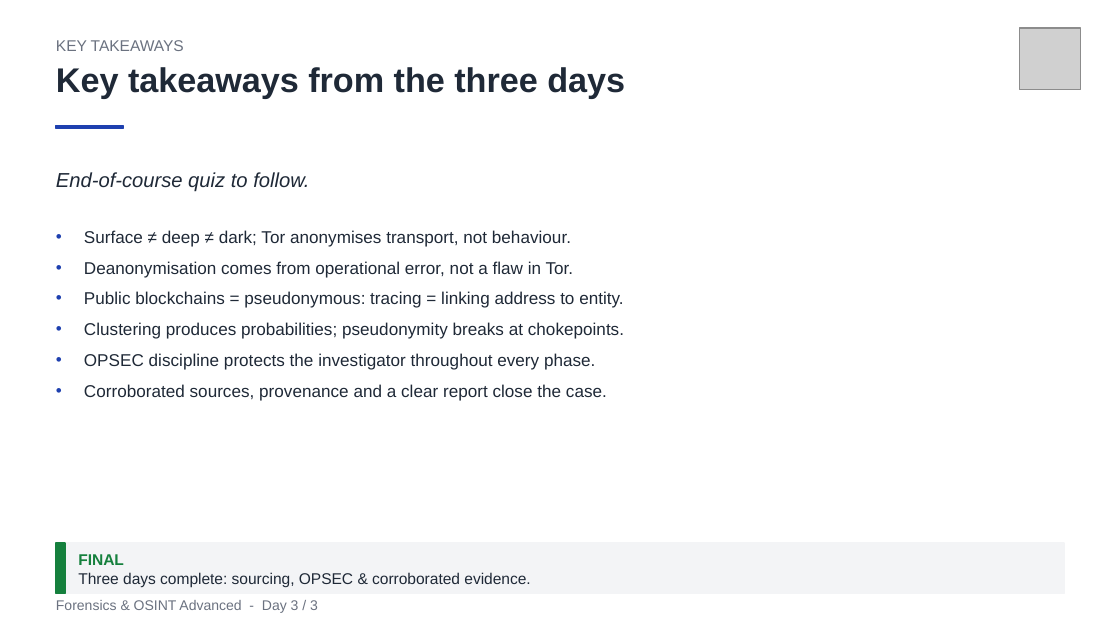
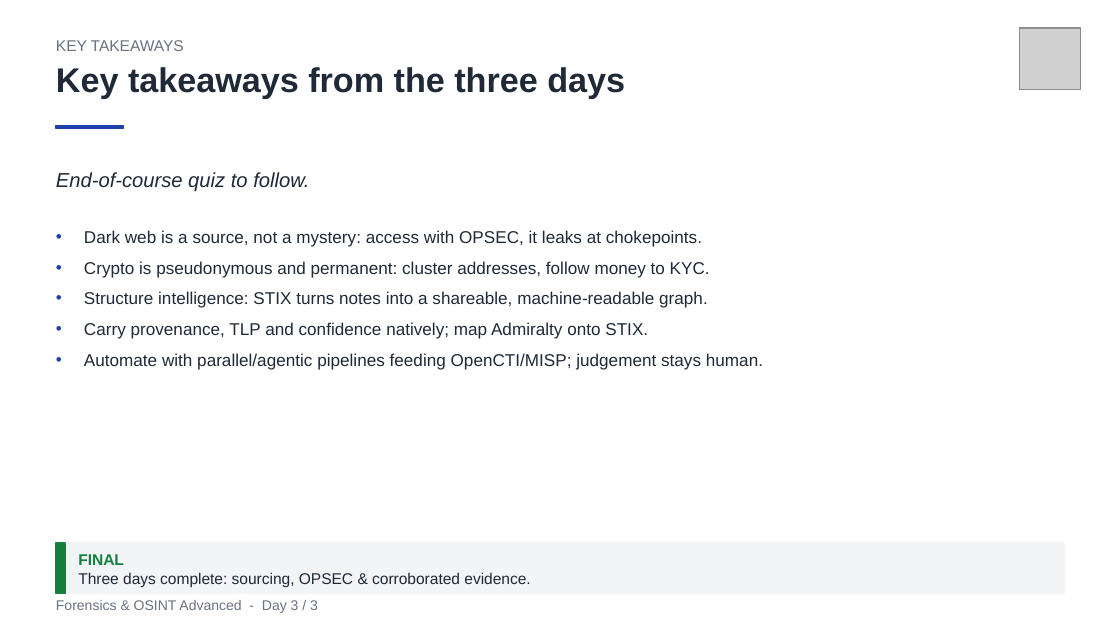
Before and after one commit to clemdepernet/osint-advanced-labs, a slide deck: slide 30 of Day_3/Day_3_Dark_Web_Crypto_And_Capstone.pptx (slide 26 before the commit). Drawn at 1120x630 pixels with LibreOffice and Linux fonts; fonts in the diff are those of the drawing; grey boxes stand for pictures. Boxes give left, top, right and bottom in pixels: in the first picture for what was removed or moved away, otherwise in the second. Text is boxed around its words. In the diff, an @@ line names an element or a change of style, - is before the commit and + after.

Commit message:
Day 3 overhaul: STIX Lab (beginner->expert), deck rebuild, Data Breach -> Day 3
- Rebuild the Day 3 deck around blockchain fundamentals, crypto tracing, STIX & MITRE
  ATT&CK (~1/3 of the deck) and agentic automation; dark web reduced to 2 slides.
- Add Day_3/STIX Lab: build/validate a STIX 2.1 bundle, OSINT->STIX, parallel agents,
  team graph dashboard, n8n workflow, and advanced modules (validate, Admiralty<->STIX,
  diff-monitor, ATT&CK enrichment, OpenCTI/TAXII).
- Add Day_3/Corporate Watch Lab (aggregate CI monitor).
- Move Databreach.pdf from Day 2 to Day 3; drop the Data Breach TP from the Day 2 deck.
- Update the student handbook README and .gitignore.

```diff
--- a/Day_3/Day_3_Dark_Web_Crypto_And_Capstone.pptx
+++ b/Day_3/Day_3_Dark_Web_Crypto_And_Capstone.pptx
@@ text at <box>84,230,763,370</box>: text changed @@
-• Surface ≠ deep ≠ dark; Tor anonymises transport, not behaviour.
-• Deanonymisation comes from operational error, not a flaw in Tor.
-• Public blockchains = pseudonymous: tracing = linking address to entity.
-• Clustering produces probabilities; pseudonymity breaks at chokepoints.
-• OPSEC discipline protects the investigator throughout every phase.
-• Corroborated sources, provenance and a clear report close the case.
+• Dark web is a source, not a mystery: access with OPSEC, it leaks at chokepoints.
+• Crypto is pseudonymous and permanent: cluster addresses, follow money to KYC.
+• Structure intelligence: STIX turns notes into a shareable, machine-readable graph.
+• Carry provenance, TLP and confidence natively; map Admiralty onto STIX.
+• Automate with parallel/agentic pipelines feeding OpenCTI/MISP; judgement stays human.
```
Also in this commit, not shown: 9 other slides changed, 18 slides added, 14 slides removed, 36 other files.
